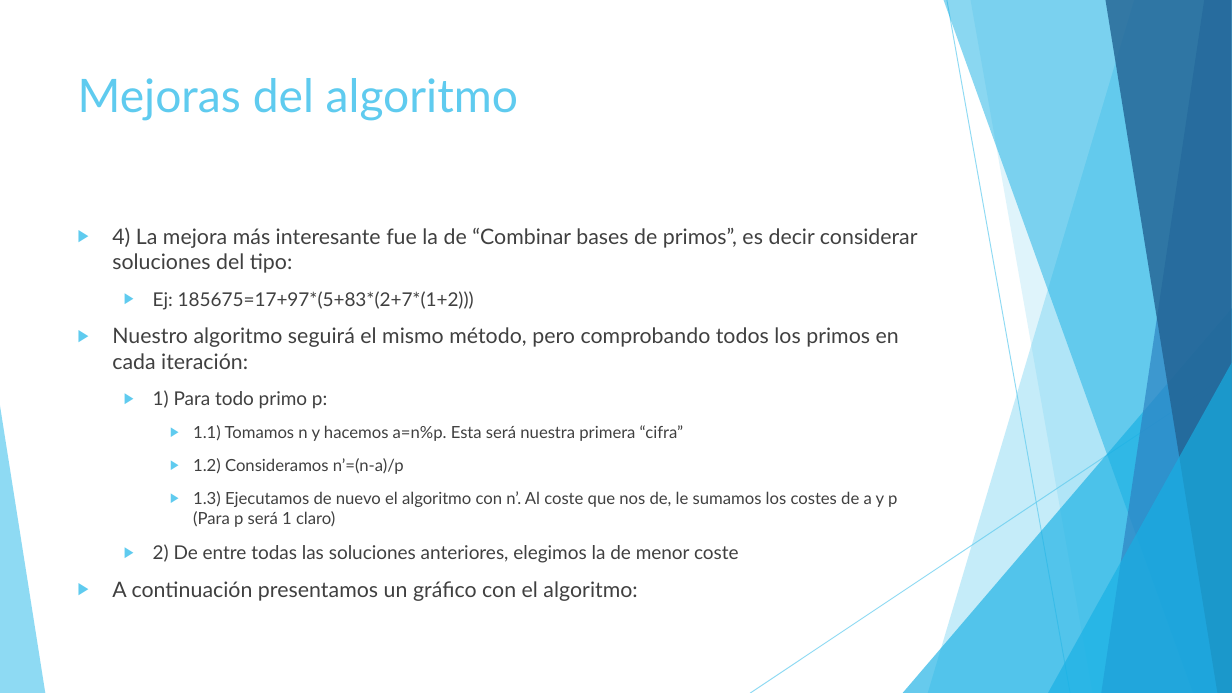
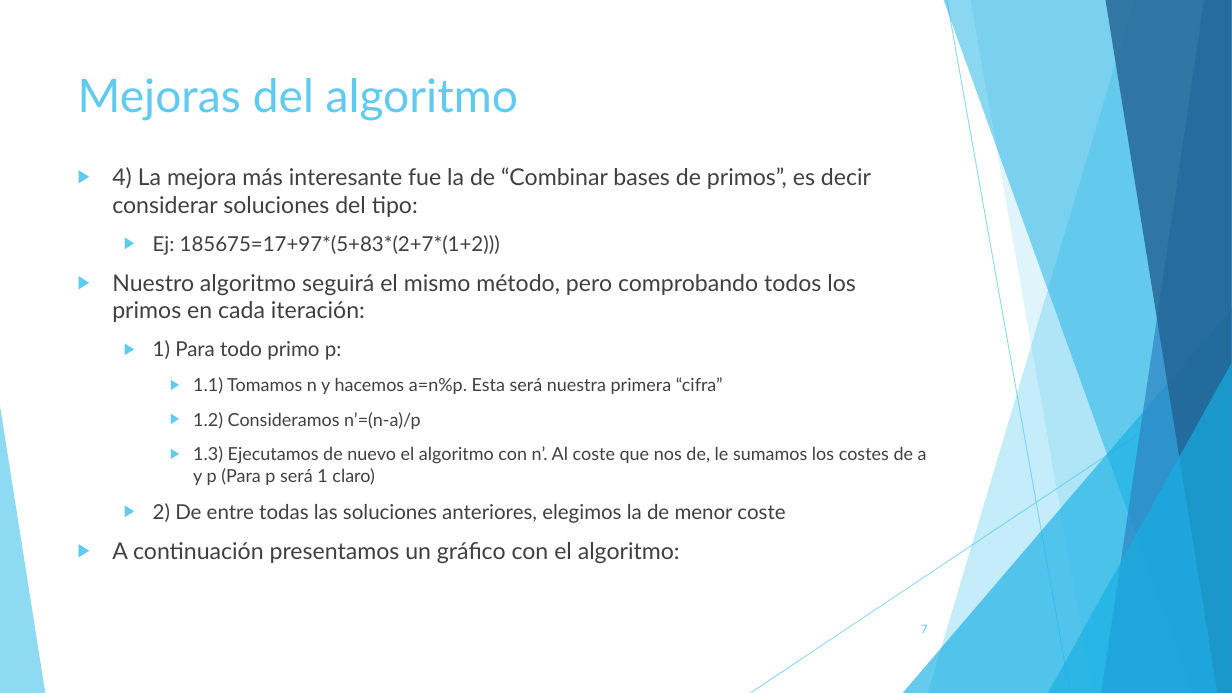
Before and after one commit to jsainero/reto_accenture, a slide deck: slide 7 of Reto Accenture.pptx (slide 6 before the commit). Drawn at 1232x693 pixels with LibreOffice and Linux fonts; fonts in the diff are those of the drawing. Boxes give left, top, right and bottom in pixels: in the first picture for what was removed or moved away, otherwise in the second. Text is boxed around its words. In the diff, an @@ line names an element or a change of style, - is before the commit and + after.

```diff
--- a/Reto Accenture.pptx
+++ b/Reto Accenture.pptx
@@ text "4) La mejora más interesante ...": place and size @@
-text "4) La mejora más interesante ..." at [112,227,918,601]
+text "4) La mejora más interesante ..." at [112,167,927,563]
@@ text "4) La mejora más interesante ..." at [112,167,927,563]: size 16.6 to 18 pt in "4) La mejora más interesante fue la ...", "Nuestro algoritmo seguirá el mismo método, pero ...", "A continuación presentamos un gráfico con el ..."; size 14.8 to 16 pt in "Ej: 185675=17+97*(5+83*(2+7*(1+2)))", "1) Para todo primo p:", "2) De entre todas las soluciones anteriores, ..."; size 12.9 to 14 pt in "1.1) Tomamos n y hacemos a=n%p. Esta ...", "1.2) Consideramos n’=(n-a)/p", "1.3) Ejecutamos de nuevo el algoritmo con ..." @@
@@ page number added at [921,624,928,633], 9 pt, text #5FCBEF @@
+7
```
Also in this commit, not shown: 7 other slides changed, 4 slides added, 1 other file.
